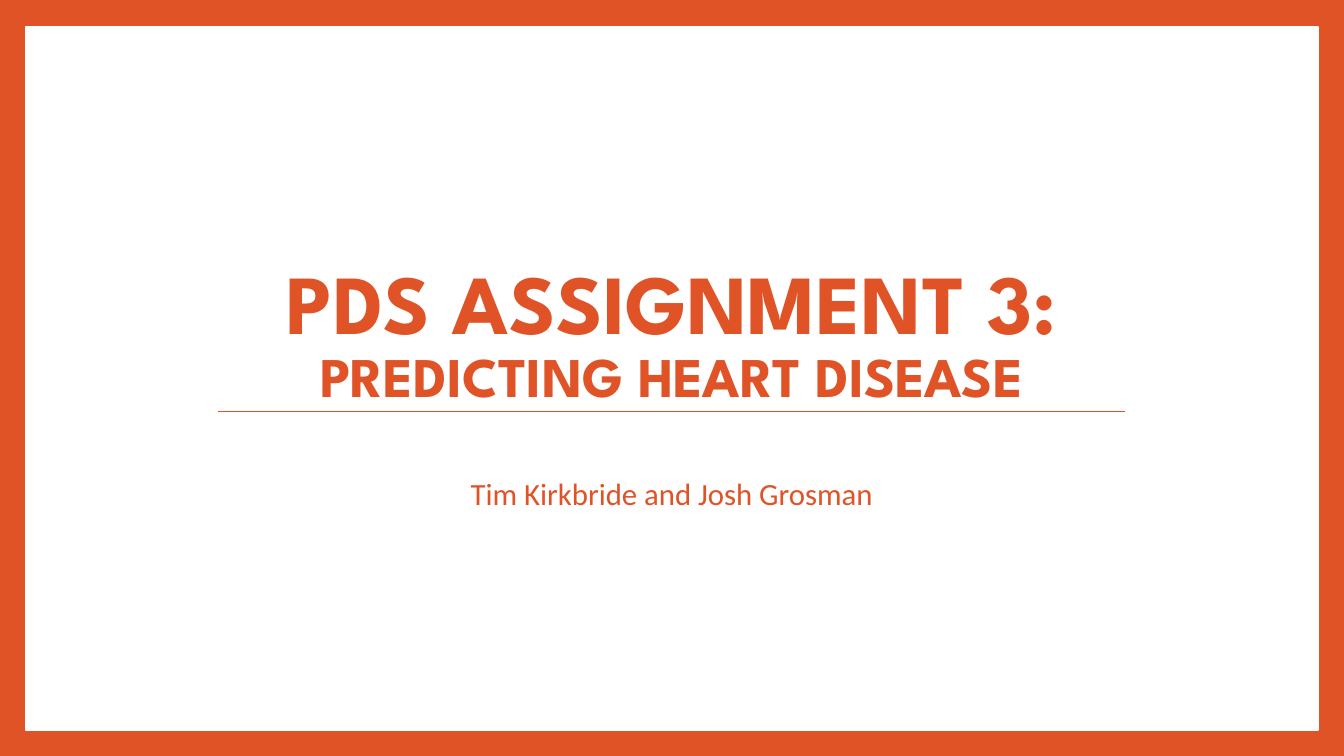
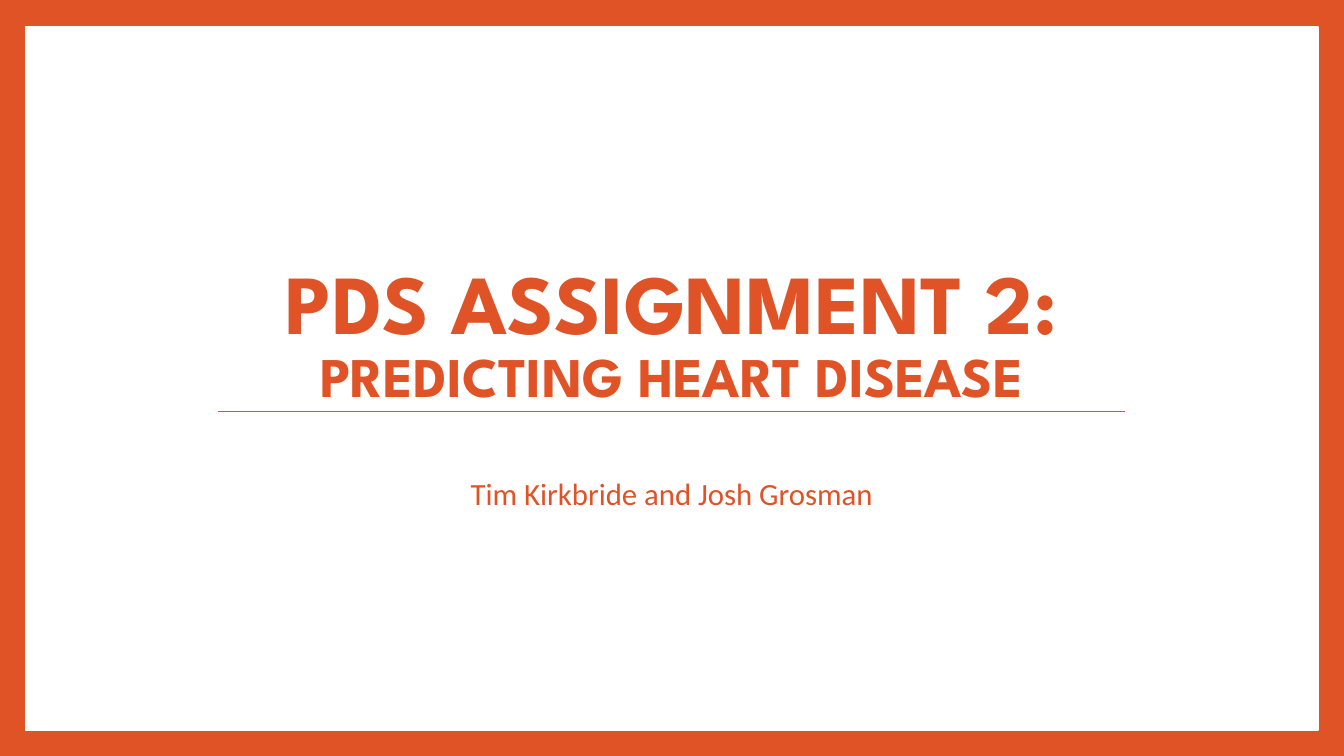
Before and after one commit to tim-kirkbride/HeartML, a slide deck: slide 1 of presentation.pptx. Drawn at 1344x756 pixels with LibreOffice and Linux fonts; fonts in the diff are those of the drawing. Boxes give left, top, right and bottom in pixels: in the first picture for what was removed or moved away, otherwise in the second. Text is boxed around its words. In the diff, an @@ line names an element or a change of style, - is before the commit and + after.

```diff
--- a/presentation.pptx
+++ b/presentation.pptx
@@ title at [286,277,1057,412]: text changed @@
-PDS ASSIGNMENT 3:
-PREDICTING HEART DISEASE
+PDS ASSIGNMENT 2:
+PREDICTING HEART DISEASE
```
Also in this commit, not shown: 1 other file.
